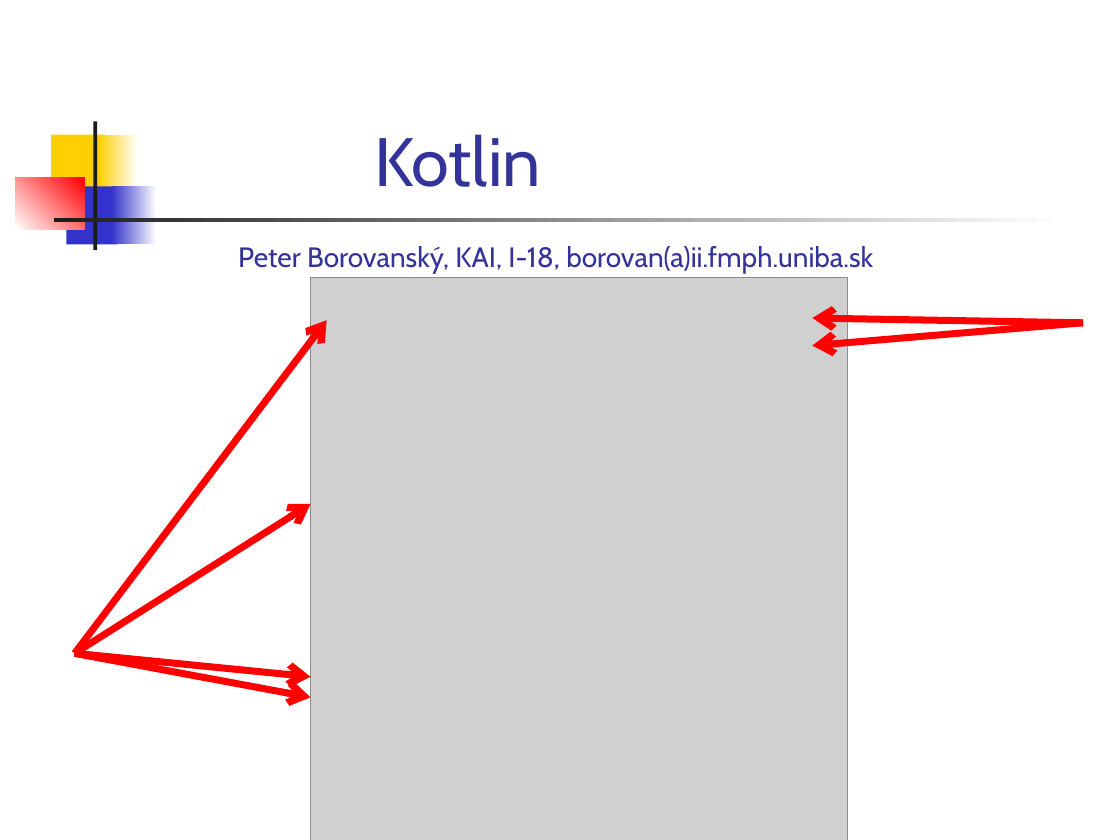
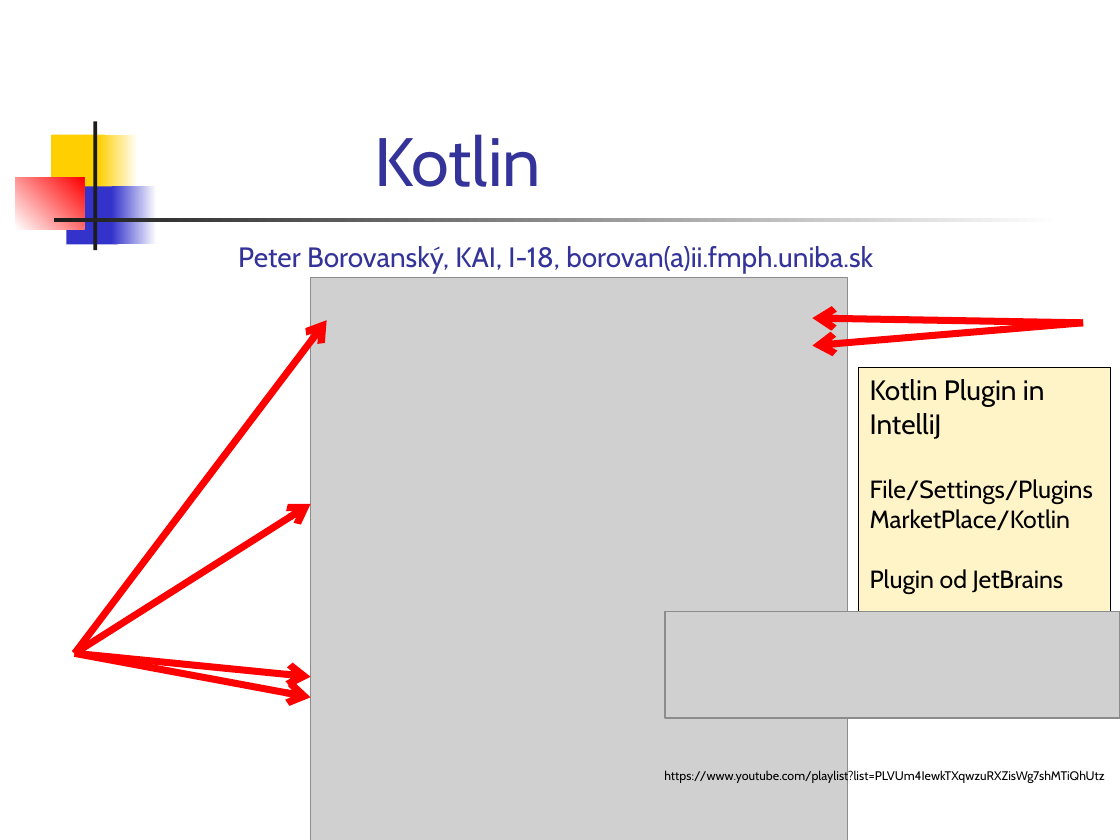
Before and after one commit to vmandro/Prednasky, a slide deck: slide 1 of 01/01_Kotlin.ppt. Drawn at 1120x840 pixels with LibreOffice and Linux fonts; fonts in the diff are those of the drawing; grey boxes stand for pictures. Boxes give left, top, right and bottom in pixels: in the first picture for what was removed or moved away, otherwise in the second. Text is boxed around its words. In the diff, an @@ line names an element or a change of style, - is before the commit and + after.

```diff
--- a/01/01_Kotlin.ppt
+++ b/01/01_Kotlin.ppt
@@ rectangle added at (859,367,1111,629), fill #FFF4C8, outline #000000 0.74 pt, 16 pt, text #000000 @@
+Kotlin Plugin in IntelliJ
+File/Settings/Plugins
+MarketPlace/Kotlin
+Plugin od JetBrains
@@ picture added at (665,612,1120,718) @@
@@ text added at (664,770,1104,784), 8 pt, text #000000 @@
+https://www.youtube.com/playlist?list=PLVUm4IewkTXqwzuRXZisWg7shMTiQhUtz
```
Also in this commit, not shown: 7 other slides changed, 3 slides added, 1 slide removed, 4 other files.
